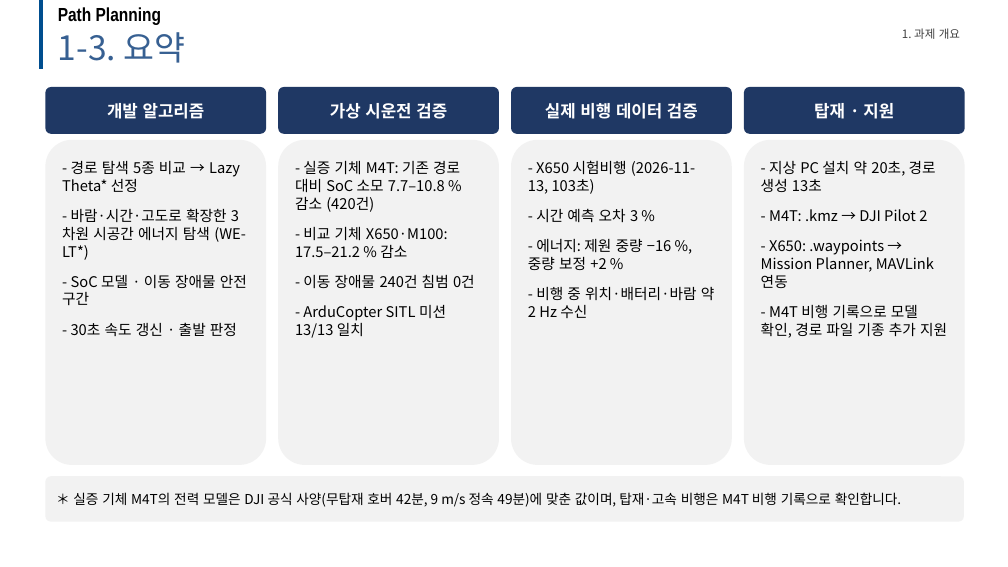
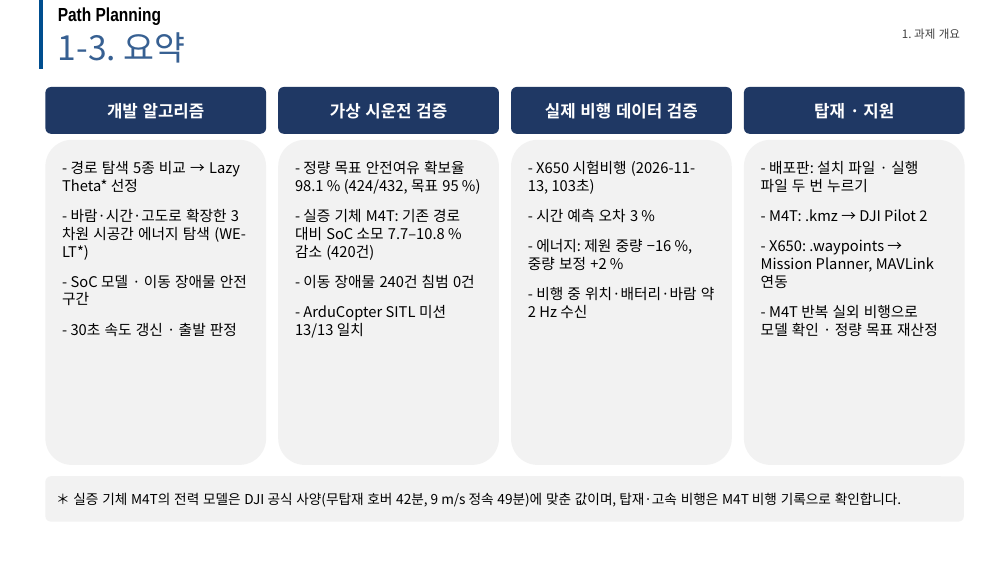
Before and after one commit to dnfl5345/Drone_path_opt, a slide deck: slide 5 of docs/drone_soc_business_talk.pptx. Drawn at 1008x567 pixels with LibreOffice and Linux fonts; fonts in the diff are those of the drawing; background and template pictures are left out. Boxes give left, top, right and bottom in pixels: in the first picture for what was removed or moved away, otherwise in the second. Text is boxed around its words. In the diff, an @@ line names an element or a change of style, - is before the commit and + after.

```diff
--- a/docs/drone_soc_business_talk.pptx
+++ b/docs/drone_soc_business_talk.pptx
@@ text in rounded rectangle at (295, 160, 465, 194): paragraph added @@
+- 정량 목표 안전여유 확보율 98.1 % (424/432, 목표 95 %)
@@ text in rounded rectangle at (761, 161, 918, 192): text changed @@
-- 지상 PC 설치 약 20초, 경로 생성 13초
+- 배포판: 설치 파일 · 실행 파일 두 번 누르기
@@ text in rounded rectangle at (295, 227, 448, 258): paragraph removed @@
-- 비교 기체 X650·M100: 17.5–21.2 % 감소
@@ text in rounded rectangle at (761, 305, 938, 336): text changed @@
-- M4T 비행 기록으로 모델 확인, 경로 파일 기종 추가 지원
+- M4T 반복 실외 비행으로 모델 확인 · 정량 목표 재산정
```
Also in this commit, not shown: 3 other slides changed, 1 slide added, 32 other files.
